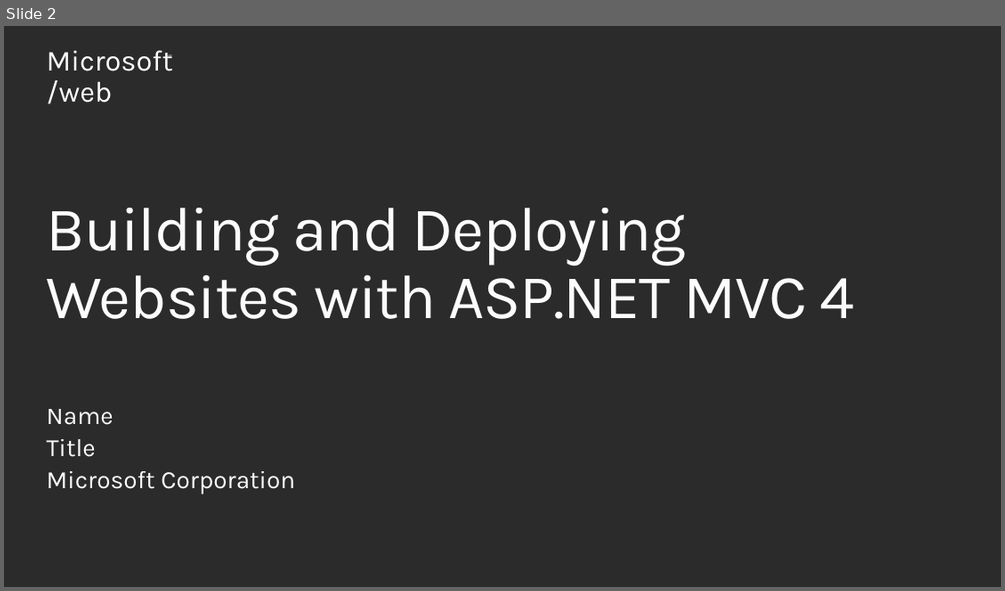
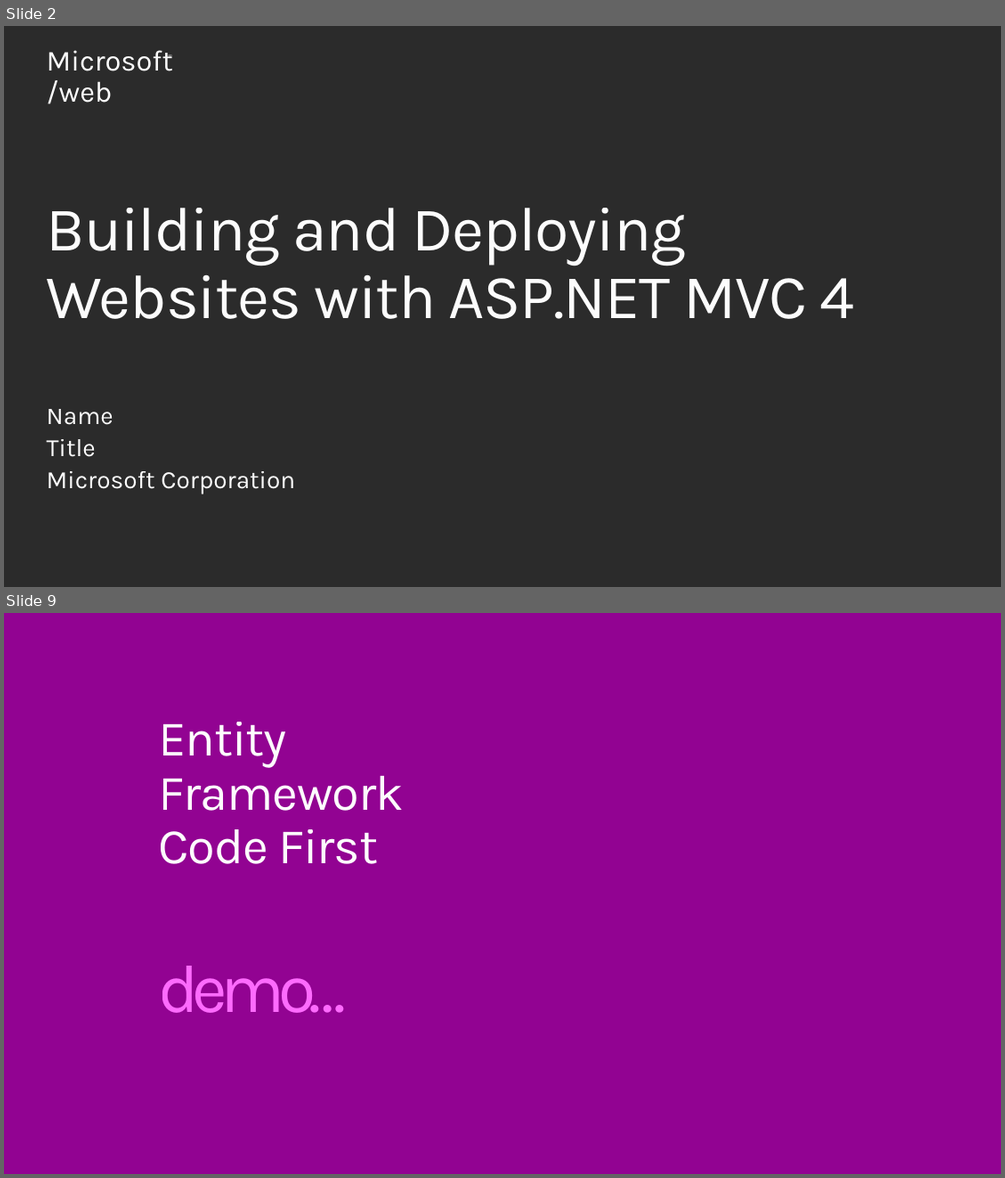
Before and after one commit to Microsoft-Web/PRESENTATION-BuildingDeployingMVC4, a slide deck: BuildingDeployingMVC4.pptx. Shown one above the other, each under a label of ours: slide 2 before the commit, slides 2 and 9 after it; the slides between them are not shown. The pictures are 1005x591 and 1005x1178 pixels, drawn with LibreOffice and Linux fonts; fonts in the diff are those of the drawing; background and template pictures are left out; a plain dark background stands for a picture behind light text. Boxes give left, top, right and bottom in pixels: in the first picture for what was removed or moved away, otherwise in the second. Text is boxed around its words. In the diff, an @@ line names an element or a change of style, - is before the commit and + after.

```diff
--- a/BuildingDeployingMVC4.pptx
+++ b/BuildingDeployingMVC4.pptx
@@ slide 9 added at (4, 613, 1001, 1174), background #910091 @@
@@ title added at (159, 722, 404, 864), 48 pt, text #FFFFFF at 98% opacity @@
+Entity Framework Code First
@@ text added at (159, 965, 347, 1013), 66 pt, text #FF6DFF @@
+demo…
```
Also in this commit, not shown: 1 slide changed, 7 other slides added, 1 slide removed.
